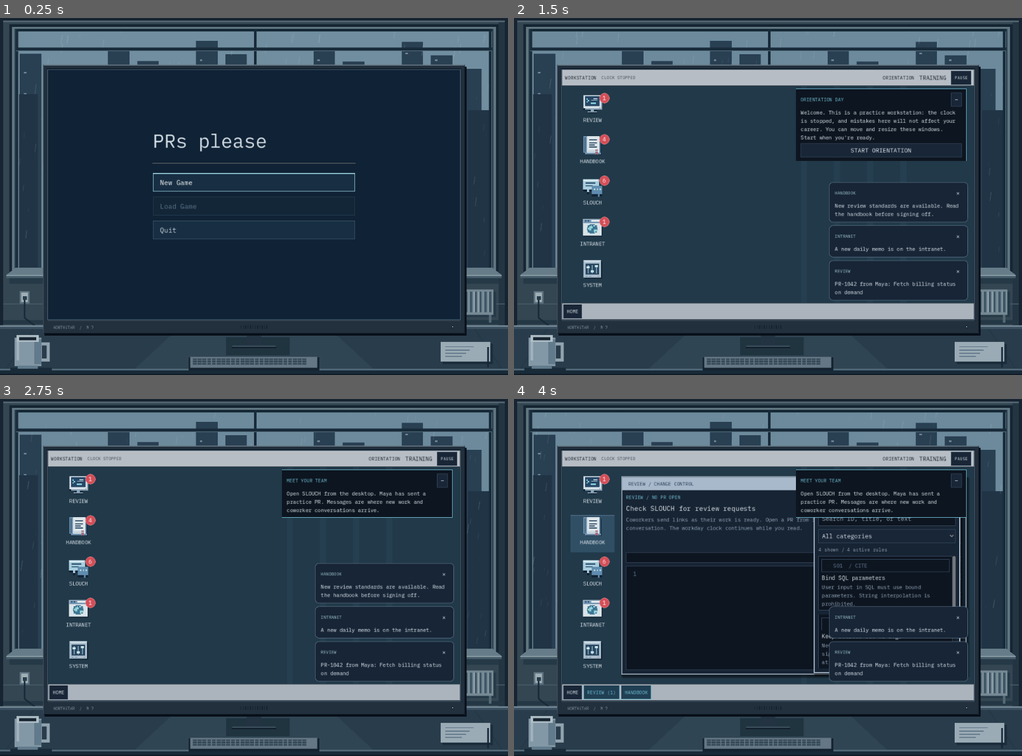
Above: before the commit, frames 1-4 (two rows, left to right).
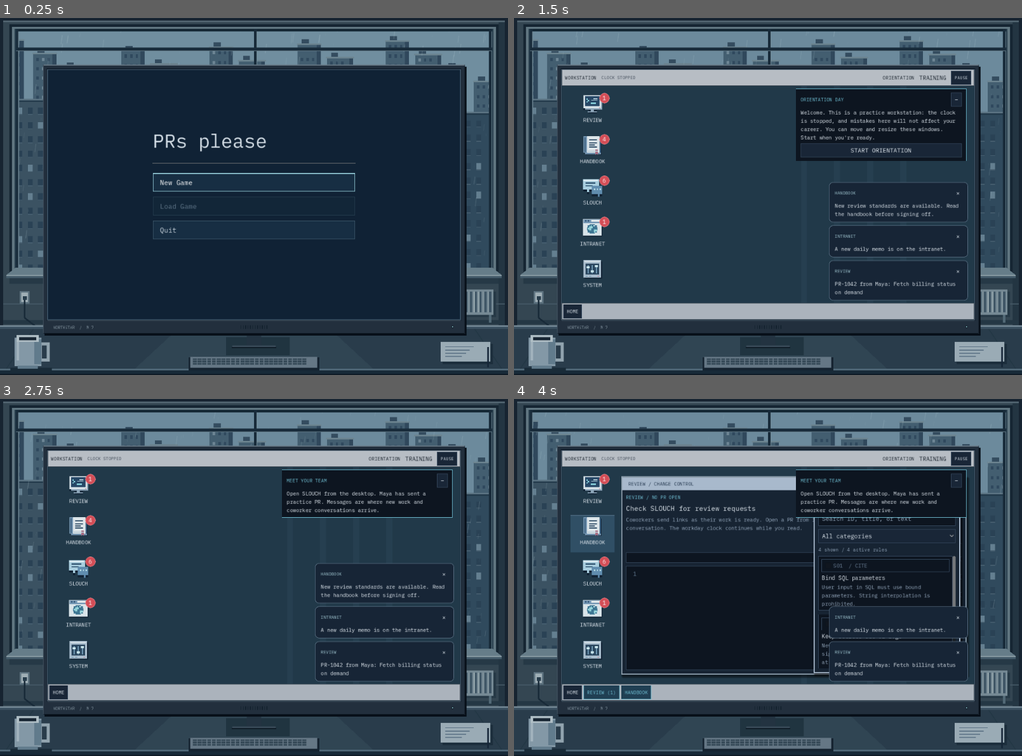
Above: after the commit, the same moments.

Repository: exponent-to/last-review
Game: Godot game, scene res://native/main.tscn
Two runs of this game, one before a commit and one after it. Both use one fixed random seed, a clock stepped at 60 frames per second and the inputs below.
Inputs (mouse positions are in pixels of both pictures, inside the frame that each line leads up to):
- Up to frame 1 (0.25 s): no input
- Up to frame 2 (1.5 s): click "New Game" at 0.5 s; click "SKIP [ESC]" at 1.25 s
- Up to frame 3 (2.75 s): click "START ORIENTATION" at 2 s
- Up to frame 4 (4 s): click (590, 491) at 2.77 s; click (590, 534) at 3.52 s

The runs differ from the first frame. In frame 1, 4.5% of the frame differs, in the area x 3-97%, y 4-70%; in frame 2, 4.4%; in frame 3, 4.4%; in frame 4, 4.4%.

Commit message:
Add restrained window and facade depth to neighboring buildings

Diff:
--- a/native/computer_frame.gd
+++ b/native/computer_frame.gd
@@ -122,18 +122,7 @@
 	draw_rect(Rect2(15, 11, room_size.x - 30, window_bottom - 5), Color("607681"))
 	draw_rect(Rect2(18, 14, room_size.x - 36, window_bottom - 12), Color("273d4c"))
 	draw_rect(glass, _sky_color())
-	# Skyline is clipped geometrically to the glass; the wall below stays indoors.
-	for building in range(20):
-		var x := building * 37 - 12
-		var roof := 28 + (building * 17) % 59
-		_room_rect(Rect2(x, roof, 27, maxf(0, glass.end.y - roof)), glass, Color("293f52"))
-		for floor_index in range(25):
-			if (building + floor_index) % 3 == 0:
-				_room_rect(Rect2(x + 5, roof + 5 + floor_index * 9, 3, 2), glass, Color("738a98").lerp(Color("e0c795"), clampf(float(_day_minutes - 840) / 240.0, 0, 1)))
-	for building in range(9):
-		var x := building * 83 + 9
-		var roof := 96 + (building * 23) % 47
-		_room_rect(Rect2(x, roof, 39, maxf(0, glass.end.y - roof)), glass, Color("203446"))
+	_draw_city(glass)
 	_draw_window_rain(glass)
 	# Inner seals, mullions and the underside of the upper reveal.
 	draw_rect(Rect2(21, 14, room_size.x - 42, 3), Color("142734"))
@@ -209,6 +198,57 @@
 	draw_set_transform(Vector2.ZERO)
 
 
+func _draw_city(glass: Rect2) -> void:
+	var evening := clampf(float(_day_minutes - 780) / 300.0, 0.0, 1.0)
+	# The far blocks sit in rain haze; their rooflines and equipment remain visible
+	# above the monitor. Stable patterns keep lights from flickering on redraw.
+	for building in range(20):
+		var x := glass.position.x - 18 + building * 37
+		var roof := 27 + (building * 17) % 55
+		var width := 25 + (building % 3) * 4
+		var facade := Color("435e70").lerp(Color("263c52"), evening)
+		_city_rect(Rect2(x, roof, width, glass.end.y - roof), glass, facade)
+		_city_rect(Rect2(x + width - 5, roof, 5, glass.end.y - roof), glass, Color("30485c"))
+		_city_rect(Rect2(x - 1, roof, width + 2, 2), glass, Color("6c8490").lerp(Color("42586d"), evening))
+		_city_rect(Rect2(x + 5, roof - 5, 9, 5), glass, Color("344c5f"))
+		for floor_index in range(32):
+			var y := roof + 6 + floor_index * 12
+			for column in range(3):
+				var lit := (building * 11 + floor_index * 7 + column * 3) % 7 < 1
+				var tint := Color("6d8594").lerp(Color("d0b98d"), evening) if lit else Color("30495e").lerp(Color("182b40"), evening)
+				_city_rect(Rect2(x + 4 + column * 7, y, 3, 4), glass, tint)
+	# Nearby buildings are anchored at the exposed sides, so their detail isn't
+	# lost behind the monitor when the window changes size.
+	_draw_neighbor(glass.position.x - 7, 102, 56, glass, false, evening)
+	_draw_neighbor(glass.end.x - 49, 118, 58, glass, true, evening)
+
+
+func _draw_neighbor(x: float, roof: float, width: float, glass: Rect2, modern: bool, evening: float) -> void:
+	var face := Color("304a5d") if modern else Color("3b5262")
+	face = face.lerp(Color("1e3349"), evening * 0.7)
+	_city_rect(Rect2(x, roof, width, glass.end.y - roof), glass, face)
+	_city_rect(Rect2(x + width - 9, roof, 9, glass.end.y - roof), glass, Color("1c3043"))
+	# A roof lip and shaded return provide depth without busy rooftop clutter.
+	_city_rect(Rect2(x - 1, roof, width + 2, 2), glass, Color("5b7382").lerp(Color("3e556a"), evening))
+	_city_rect(Rect2(x, roof + 2, width, 2), glass, Color("243b4c"))
+	for floor_index in range(30):
+		var y := roof + 11 + floor_index * 18
+		if y >= glass.end.y: break
+		for column in range(3):
+			var wx := x + 6 + column * 13
+			var lit := (floor_index * 5 + column * 3 + (2 if modern else 0)) % 11 < 2
+			var tint := Color("647f90").lerp(Color("a79776"), evening) if lit else Color("2a4255").lerp(Color("192d40"), evening)
+			_city_rect(Rect2(wx, y, 6, 8), glass, tint)
+			_city_rect(Rect2(wx, y + 8, 6, 1), glass, Color("475f70"))
+
+
+func _city_rect(rect: Rect2, glass: Rect2, color: Color) -> void:
+	# Avoid thousands of invisible facade details behind the opaque monitor.
+	var screen := get_screen_rect(size)
+	var occlusion := Rect2((screen.position - Vector2(12, 12)) * 0.5, (screen.size + Vector2(24, 48)) * 0.5)
+	if not occlusion.encloses(rect): _room_rect(rect, glass, color)
+
+
 func _room_rect(rect: Rect2, bounds: Rect2, color: Color) -> void:
 	var clipped := rect.intersection(bounds)
 	if clipped.has_area():
